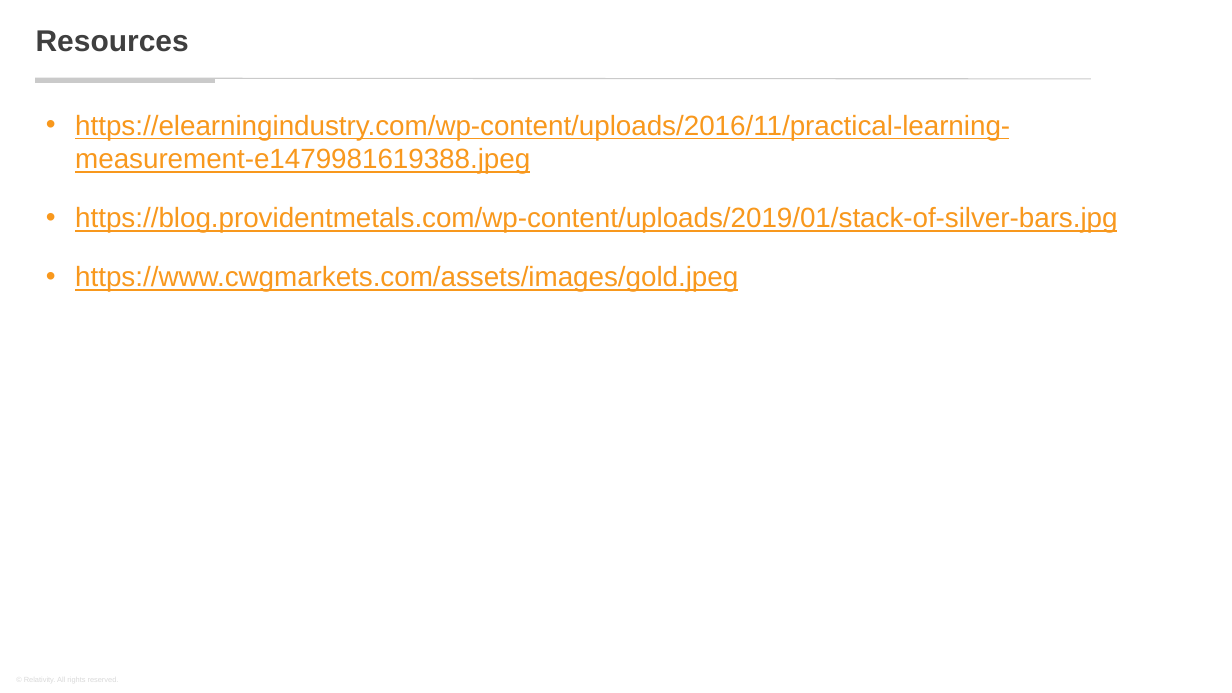
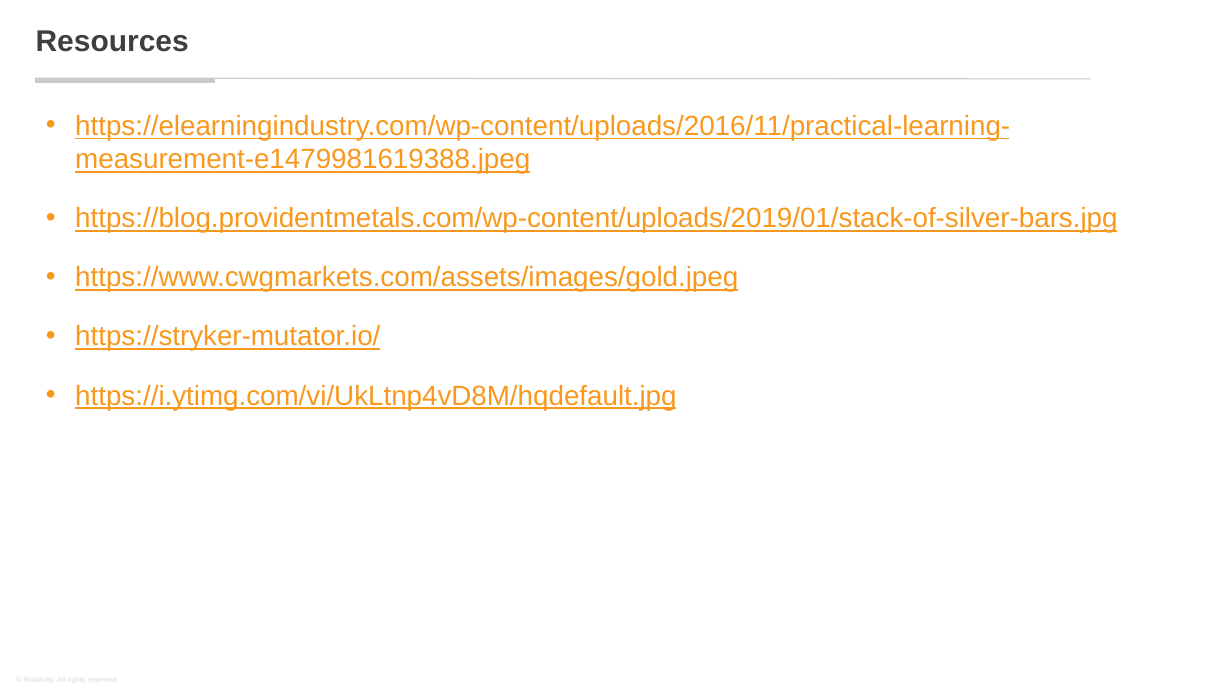
Before and after one commit to KonradGalczynski/Learning, a slide deck: slide 20 of MutationTesting/Are my units testing well.pptx (slide 13 before the commit). Drawn at 1232x693 pixels with LibreOffice and Linux fonts; fonts in the diff are those of the drawing; background and template pictures are left out. Boxes give left, top, right and bottom in pixels: in the first picture for what was removed or moved away, otherwise in the second. Text is boxed around its words. In the diff, an @@ line names an element or a change of style, - is before the commit and + after.

```diff
--- a/MutationTesting/Are my units testing well.pptx
+++ b/MutationTesting/Are my units testing well.pptx
@@ text at [75,325,676,410]: paragraphs added @@
+• https://stryker-mutator.io/
+• https://i.ytimg.com/vi/UkLtnp4vD8M/hqdefault.jpg
```
Also in this commit, not shown: 4 other slides changed, 4 slides added.
